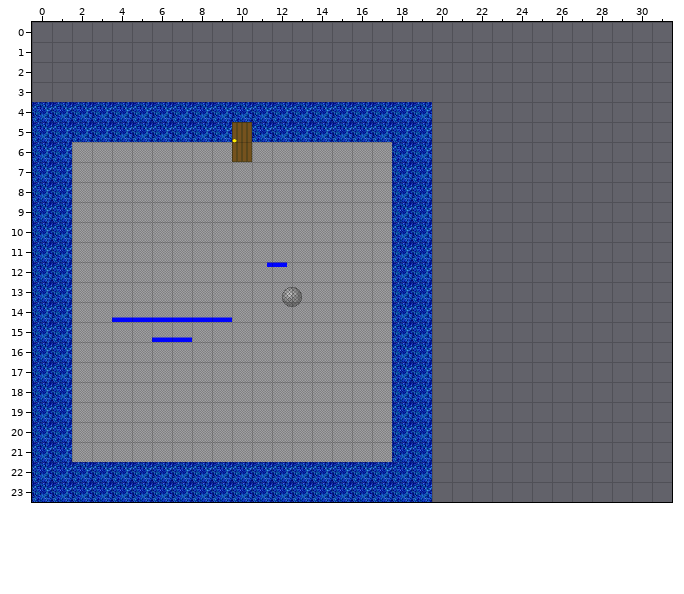
An edit to a level. Tiled map, core/assets/maps/nowhere.tmx. That is the earlier state.
Cells are 32x32 px. Shown: x 0..31, y 0..23. The old version is drawn lined up with the new one.
Once edited:
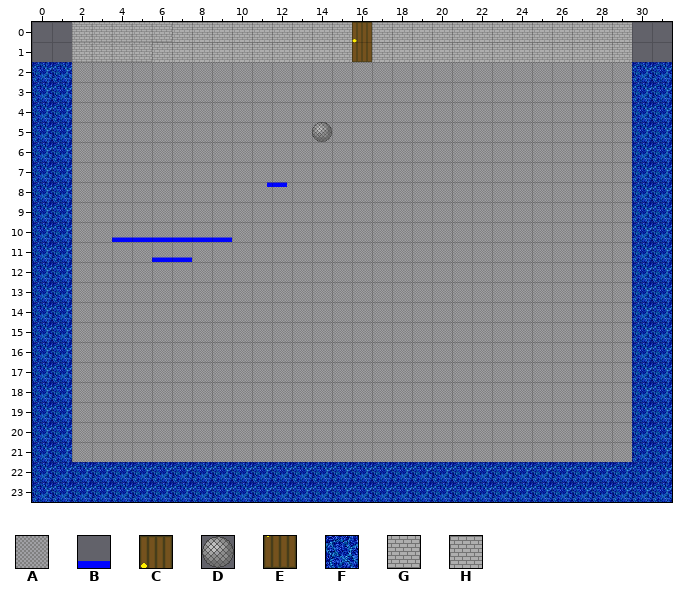
Key: from "tileset": A 1, B 11, C 18, D 19, E 26, F 32, G 34, H 34 turned 180.
_ is an empty cell, # one hidden under a higher layer.
Objects are placed by their top-left corner, in cells (3,4 is the top-left corner of cell 3,4); size is 1x1 cell unless given.
The exact change:
map size 20x20 -> 32x24 cells (old content now starts at 0,4; both pictures use the new coordinates)
Layer "background":
y 0: x 2..15 ______________ -> GGGGGHHHHHHHHH; x 17..29 _____________ -> HHHHHHHHHHHHH
y 1: x 2..15 ______________ -> GGGGHHHHHHHHHH; x 17..29 _____________ -> HHHHHHHHHHHHH
y 2: x 0..9 __________ -> FFAAAAAAAA; x 11..15 _____ -> AAAAA; x 17..31 _______________ -> AAAAAAAAAAAAAFF
y 3: x 0..31 ________________________________ -> FFAAAAAAAAAAAAAAAAAAAAAAAAAAAAFF
y 4: x 2..31 FFFFFFFFFFFFFFFFFF____________ -> AAAAAAAAAAAAAAAAAAAAAAAAAAAAFF
y 5: x 2..31 FFFFFFFF#FFFFFFFFF____________ -> AAAAAAAAAAAAAAAAAAAAAAAAAAAAFF
y 6: x 10 # -> A; x 18..31 FF____________ -> AAAAAAAAAAAAFF
y 7..21: x 18..31 FF____________ -> AAAAAAAAAAAAFF
y 22..23: x 20..31 ____________ -> FFFFFFFFFFFF
Layer "object":
y 0: x 16 _ -> C
y 1: x 16 _ -> E
y 2: x 10 _ -> A; x 16 _ -> A
y 5: x 10 C -> _
y 6: x 10 E -> _
y 10: x 4..9 ______ -> BBBBBB
y 11: x 6..7 __ -> BB
y 14: x 4..9 BBBBBB -> ______
y 15: x 6..7 BB -> __
Layer "collision":
changed: D "collisionBoulder" at 12.5,13.2 -> D "collisionBoulder" at 14,5
changed: B "OopWall" at 11.8,11.2 -> B "OopWall" at 11.8,7.2
Pixel boxes of the changes (left, top, right, bottom) in both pictures:
changed: (32, 22, 672, 502)
